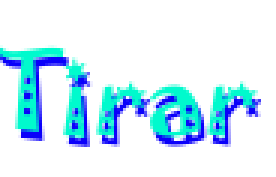
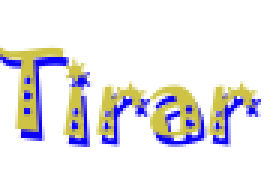
Comparing the layer stacks of the two 276 x 177 images. Changes:
added layer "hover" above "Tirar" over 0, 45, 258, 138
hid "Tirar" over 0, 45, 258, 138
